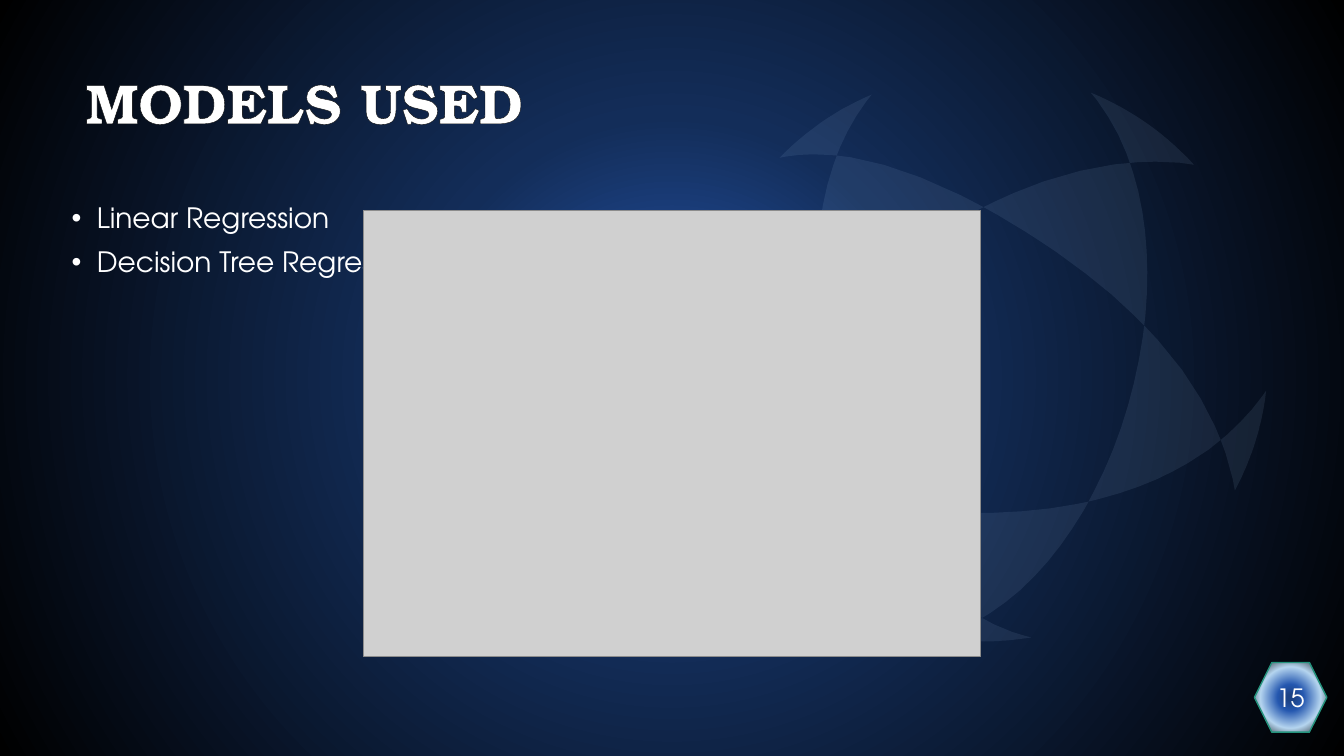
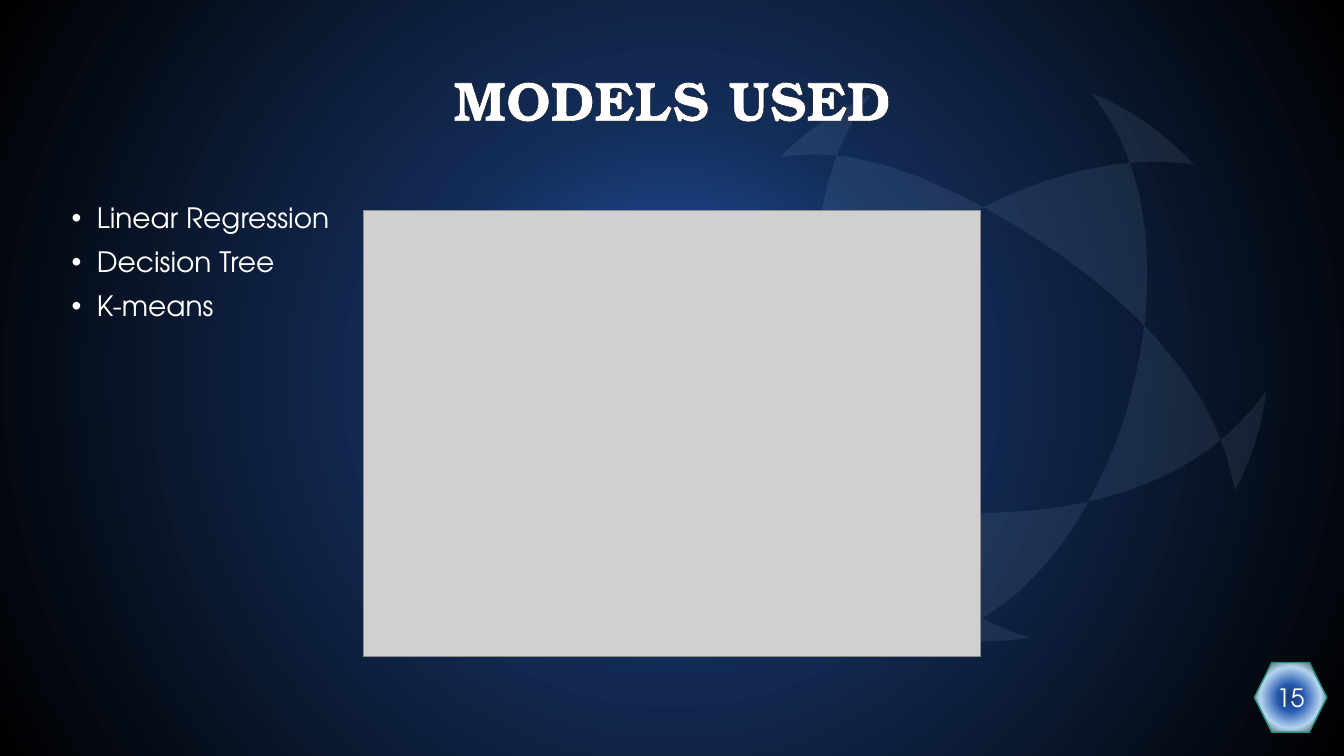
Before and after one commit to Dudi-kreis/Data-science-project, a slide deck: slide 15 of Project Presentation.pptx. Drawn at 1344x756 pixels with LibreOffice and Linux fonts; fonts in the diff are those of the drawing; grey boxes stand for pictures. Boxes give left, top, right and bottom in pixels: in the first picture for what was removed or moved away, otherwise in the second. Text is boxed around its words. In the diff, an @@ line names an element or a change of style, - is before the commit and + after.

```diff
--- a/Project Presentation.pptx
+++ b/Project Presentation.pptx
@@ title "MODELS USED": place and size @@
-title "MODELS USED" at <box>86,85,522,125</box>
+title "MODELS USED" at <box>453,82,890,122</box>
@@ title "MODELS USED" at <box>453,82,890,122</box>: alignment left to centre @@
@@ text at <box>97,251,274,317</box>: text changed @@
-• Decision Tree Regression
+• Decision Tree
+• K-means
```
Also in this commit, not shown: 18 other slides changed, 3 slides added, 1 other file.
